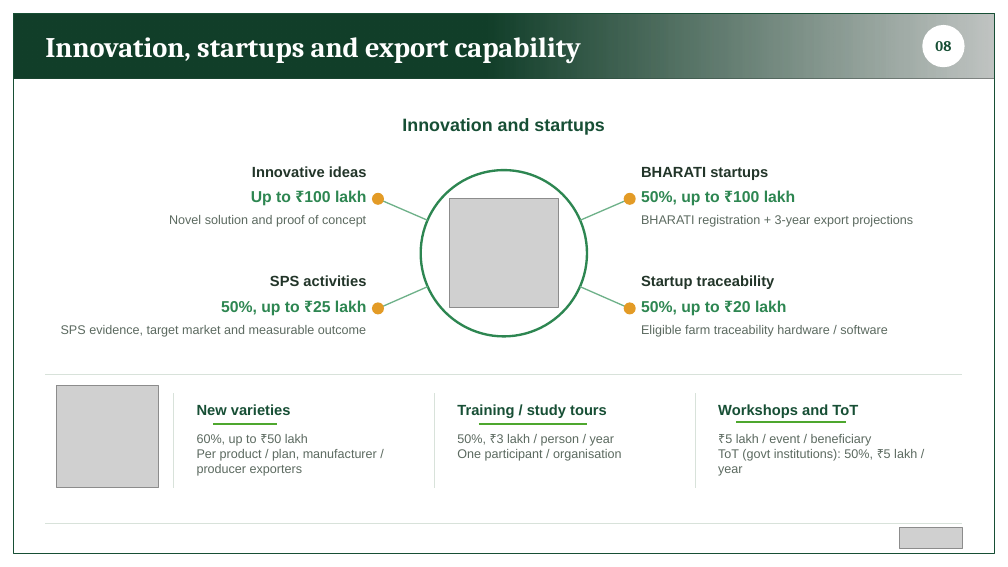
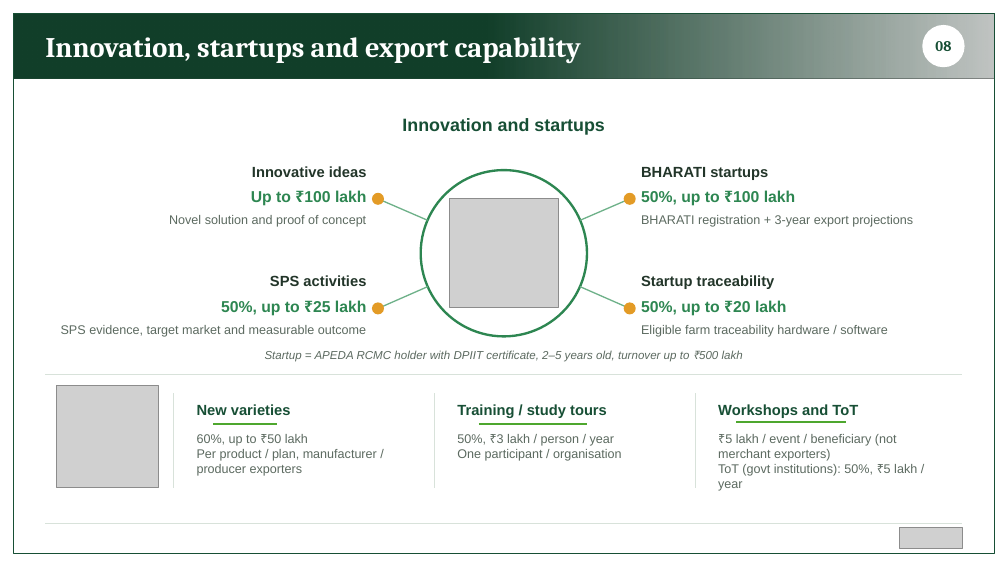
Before and after one commit to BantheFox012/FM, a slide deck: slide 8 of APEDA_BKNY_Standard_40_Percent.pptx. Drawn at 1008x567 pixels with LibreOffice and Linux fonts; fonts in the diff are those of the drawing; grey boxes stand for pictures. Boxes give left, top, right and bottom in pixels: in the first picture for what was removed or moved away, otherwise in the second. Text is boxed around its words. In the diff, an @@ line names an element or a change of style, - is before the commit and + after.

```diff
--- a/APEDA_BKNY_Standard_40_Percent.pptx
+++ b/APEDA_BKNY_Standard_40_Percent.pptx
@@ text added at (265, 350, 743, 362), 11 pt, text #5C6A60, italic @@
+Startup = APEDA RCMC holder with DPIIT certificate, 2–5 years old, turnover up to ₹500 lakh
@@ text at (718, 434, 897, 461): text changed @@
-₹5 lakh / event / beneficiary
+₹5 lakh / event / beneficiary (not merchant exporters)
```
Also in this commit, not shown: 5 other slides changed.
